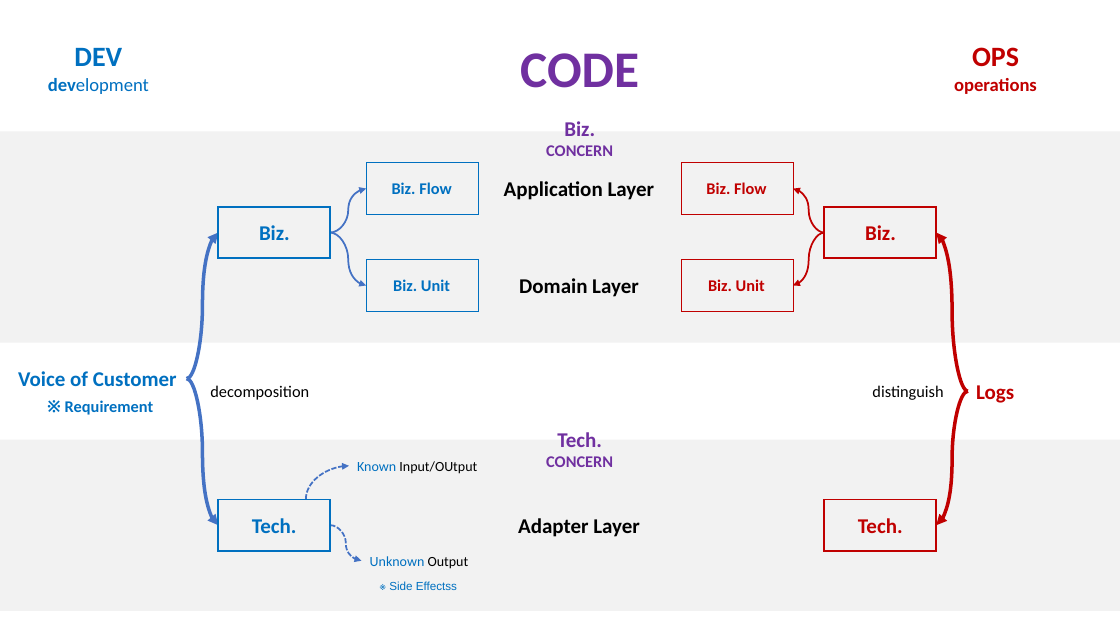
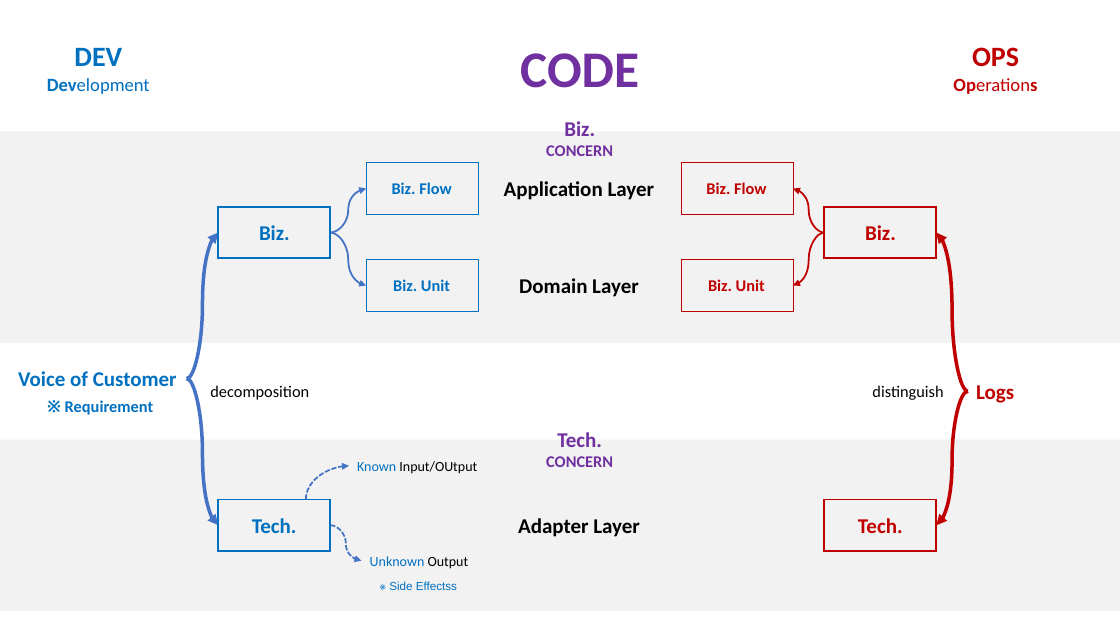
Before and after one commit to hhko/beyondcode, a slide deck: slide 7 of README.pptx. Drawn at 1120x630 pixels with LibreOffice and Linux fonts; fonts in the diff are those of the drawing. Boxes give left, top, right and bottom in pixels: in the first picture for what was removed or moved away, otherwise in the second. Text is boxed around its words. In the diff, an @@ line names an element or a change of style, - is before the commit and + after.

```diff
--- a/README.pptx
+++ b/README.pptx
@@ text at [47,78,150,94]: text changed @@
-development
+Development
@@ text at [953,78,1037,94]: text changed; bold off @@
-operations
+Operations
```
Also in this commit, not shown: 1 other slide changed.
